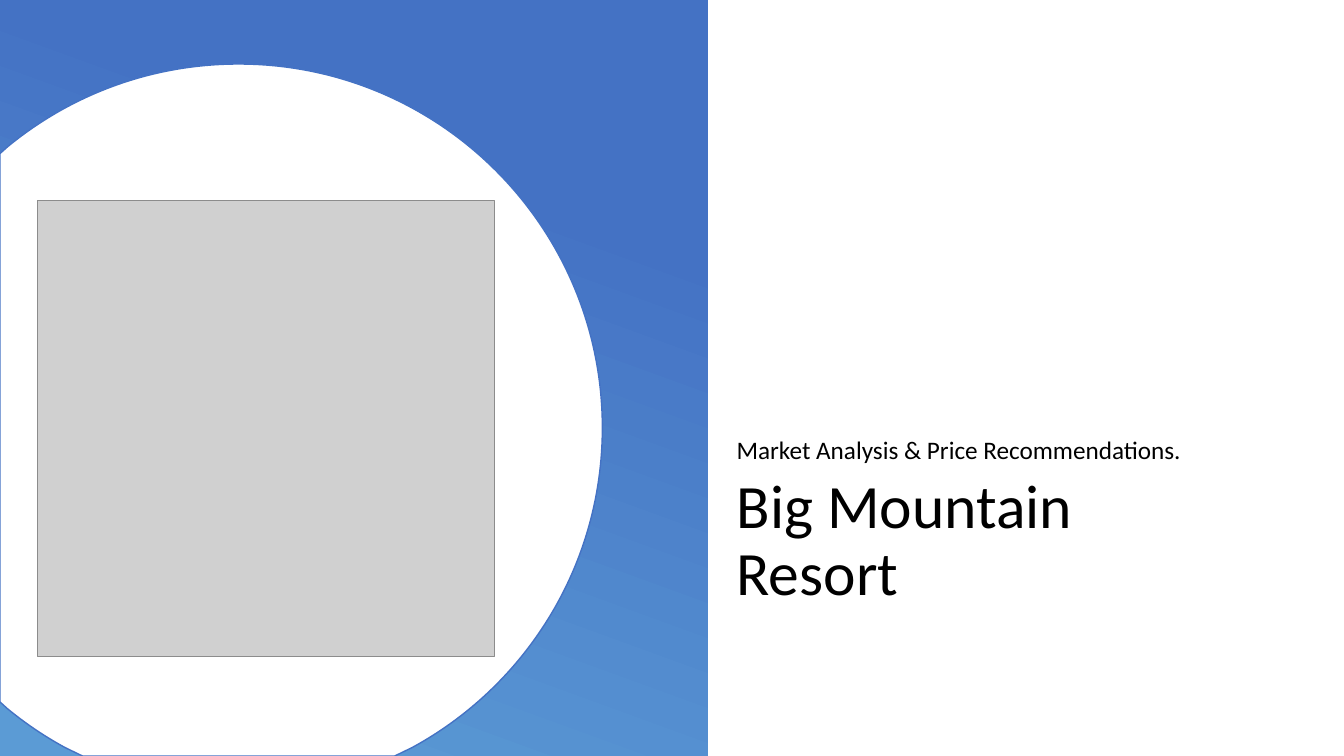
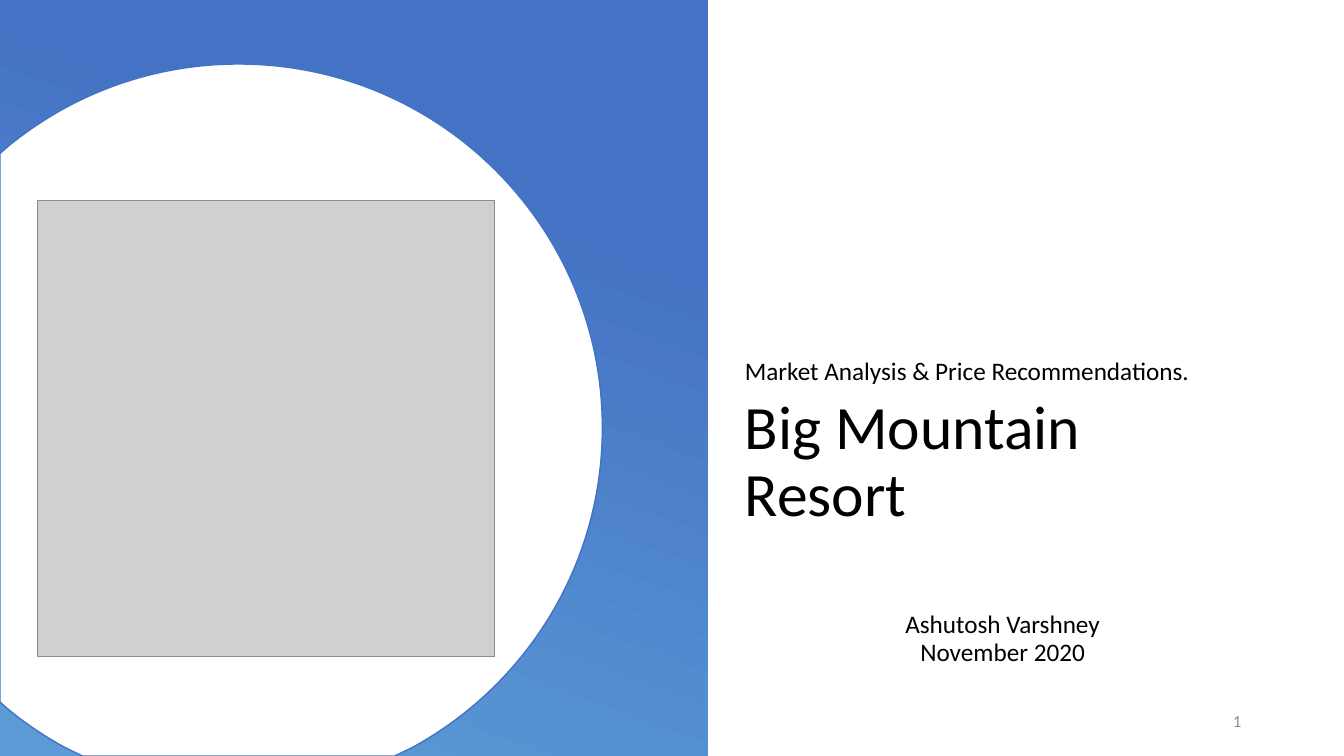
Before and after one commit to ashvar/DataScienceGuidedCapstone, a slide deck: slide 1 of Big Mountain Resort.pptx. Drawn at 1344x756 pixels with LibreOffice and Linux fonts; fonts in the diff are those of the drawing; grey boxes stand for pictures; background and template pictures are left out. Boxes give left, top, right and bottom in pixels: in the first picture for what was removed or moved away, otherwise in the second. Text is boxed around its words. In the diff, an @@ line names an element or a change of style, - is before the commit and + after.

```diff
--- a/Big Mountain Resort.pptx
+++ b/Big Mountain Resort.pptx
@@ subtitle "Market Analysis & Price Recommendations.": place and size @@
-subtitle "Market Analysis & Price Recommendations." at <box>737,441,1180,463</box>
+subtitle "Market Analysis & Price Recommendations." at <box>745,362,1189,384</box>
@@ title "Big Mountain Resort": place and size @@
-title "Big Mountain Resort" at <box>737,485,1072,596</box>
+title "Big Mountain Resort" at <box>745,406,1080,517</box>
@@ text added at <box>905,615,1099,661</box>, 18 pt, text #000000 @@
+Ashutosh Varshney
+November 2020
@@ page number added at <box>1233,716,1241,727</box>, 12 pt, text #8C8C8C @@
+1
```
Also in this commit, not shown: 7 other slides changed, 2 slides added, 4 other files.
